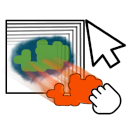
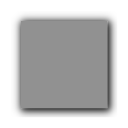
Two versions of the same layered image (w=128, h=128). Layer-by-layer changes:
hid "dragdrop" over box(2, 18, 127, 115)
added layer "nothing" over box(11, 11, 118, 118)
